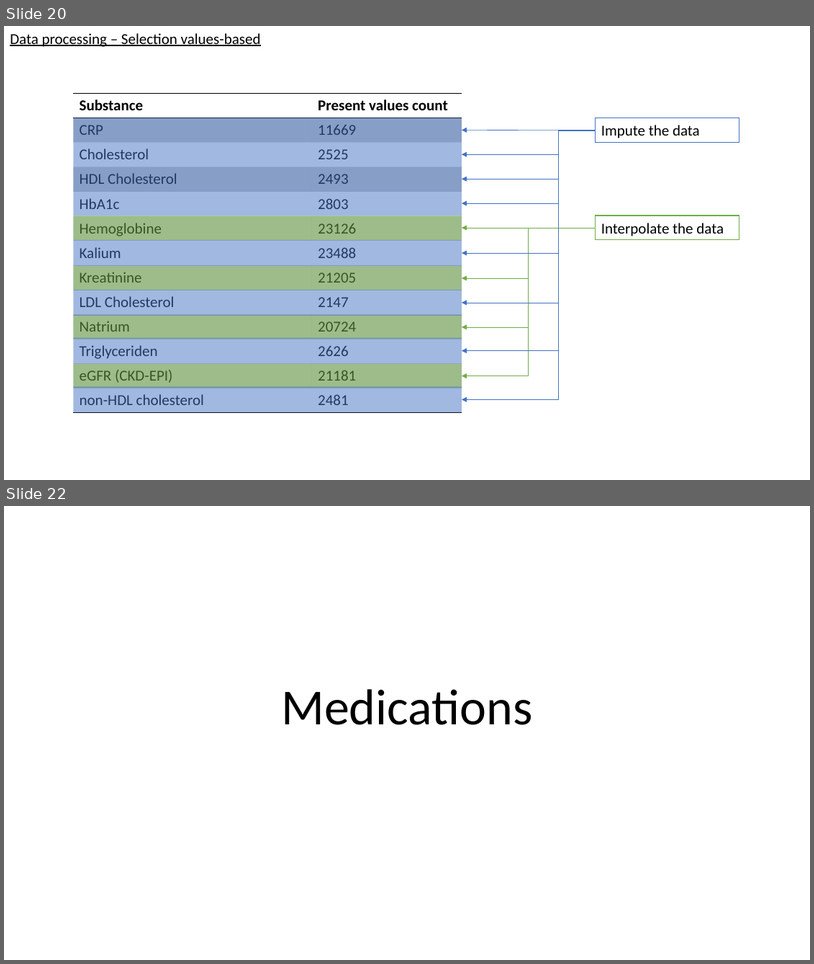
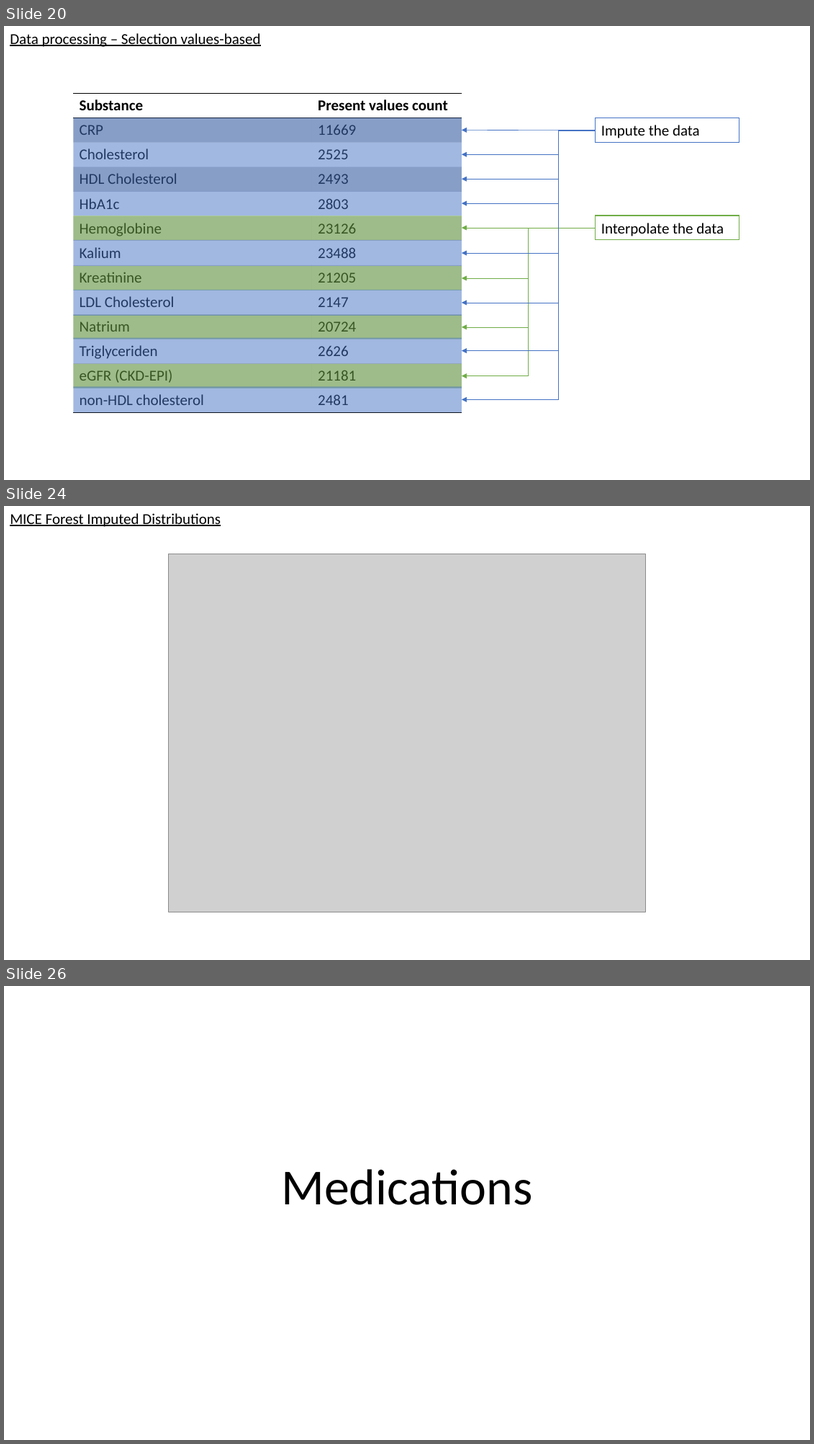
Before and after one commit to UPOD-datascience/ODIN, a slide deck: assets/ppt/data_exploration.pptx. Shown one above the other, each under a label of ours: slides 20 and 22 before the commit, slides 20, 24 and 26 after it; the slides between them are not shown. The pictures are 814x964 and 814x1444 pixels, drawn with LibreOffice and Linux fonts; fonts in the diff are those of the drawing; grey boxes stand for pictures. Boxes give left, top, right and bottom in pixels: in the first picture for what was removed or moved away, otherwise in the second. Text is boxed around its words. In the diff, an @@ line names an element or a change of style, - is before the commit and + after.

```diff
--- a/assets/ppt/data_exploration.pptx
+++ b/assets/ppt/data_exploration.pptx
@@ slide 24 added at [4,506,810,960], background #FFFFFF @@
@@ text added at [10,513,221,527], 18 pt, text #000000, underline @@
+MICE Forest Imputed Distributions
@@ picture added at [169,554,646,911] @@
@@ what was slide 22 is now slide 26 @@
```
Also in this commit, not shown: 4 slides changed, 4 other slides added, 1 slide removed, 8 other files.
